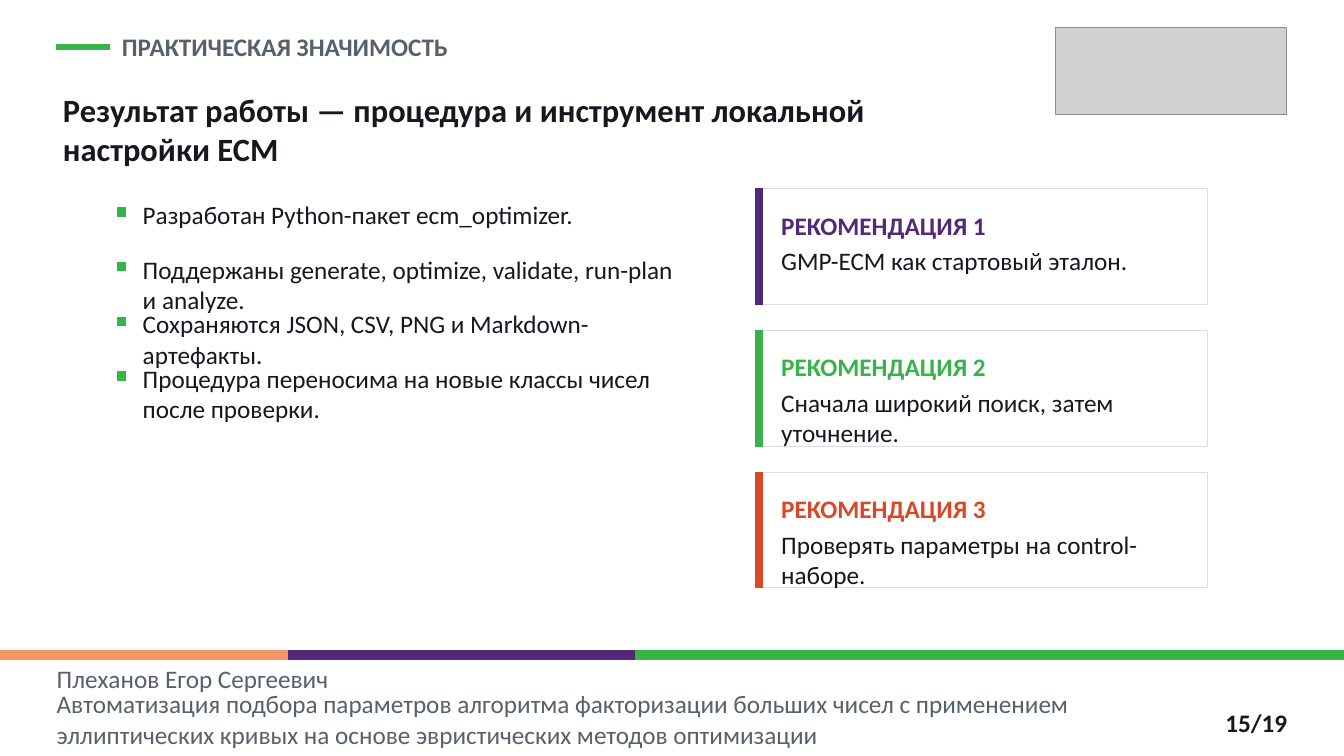
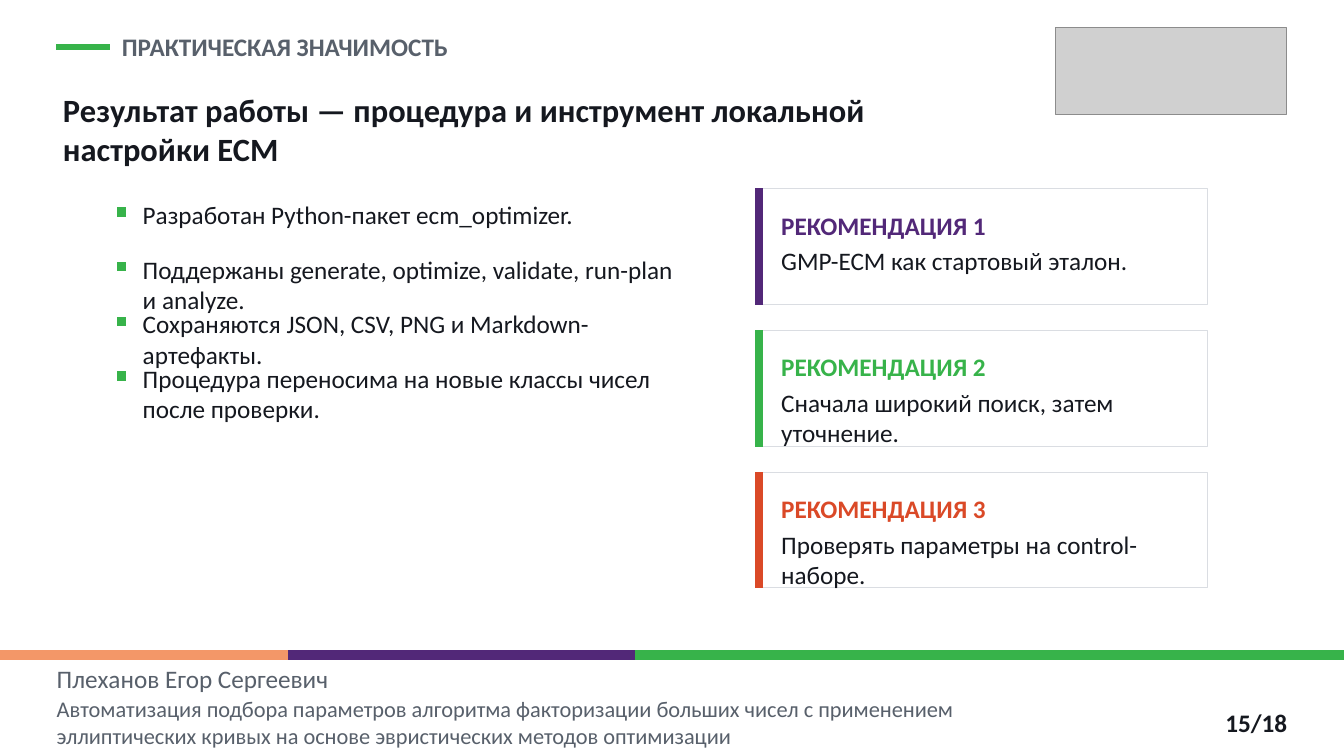
Before and after one commit to EgorPlehanov/ecm-evolutionary-optimization, a slide deck: slide 15 of REPORTS/06_thesis_defense_presentation/Plekhanov_thesis_defense_ECM_parameter_optimization_polytech.pptx. Drawn at 1344x756 pixels with LibreOffice and Linux fonts; fonts in the diff are those of the drawing; grey boxes stand for pictures. Boxes give left, top, right and bottom in pixels: in the first picture for what was removed or moved away, otherwise in the second. Text is boxed around its words. In the diff, an @@ line names an element or a change of style, - is before the commit and + after.

```diff
--- a/REPORTS/06_thesis_defense_presentation/Plekhanov_thesis_defense_ECM_parameter_optimization_polytech.pptx
+++ b/REPORTS/06_thesis_defense_presentation/Plekhanov_thesis_defense_ECM_parameter_optimization_polytech.pptx
@@ text "Автоматизация подбора параметров алгоритма факторизации ..." at (57, 702, 953, 748): size 18 to 16 pt @@
@@ text at (1225, 714, 1287, 733): text changed @@
-15/19
+15/18
```
Also in this commit, not shown: 17 other slides changed, 1 slide removed, 2 other files.
